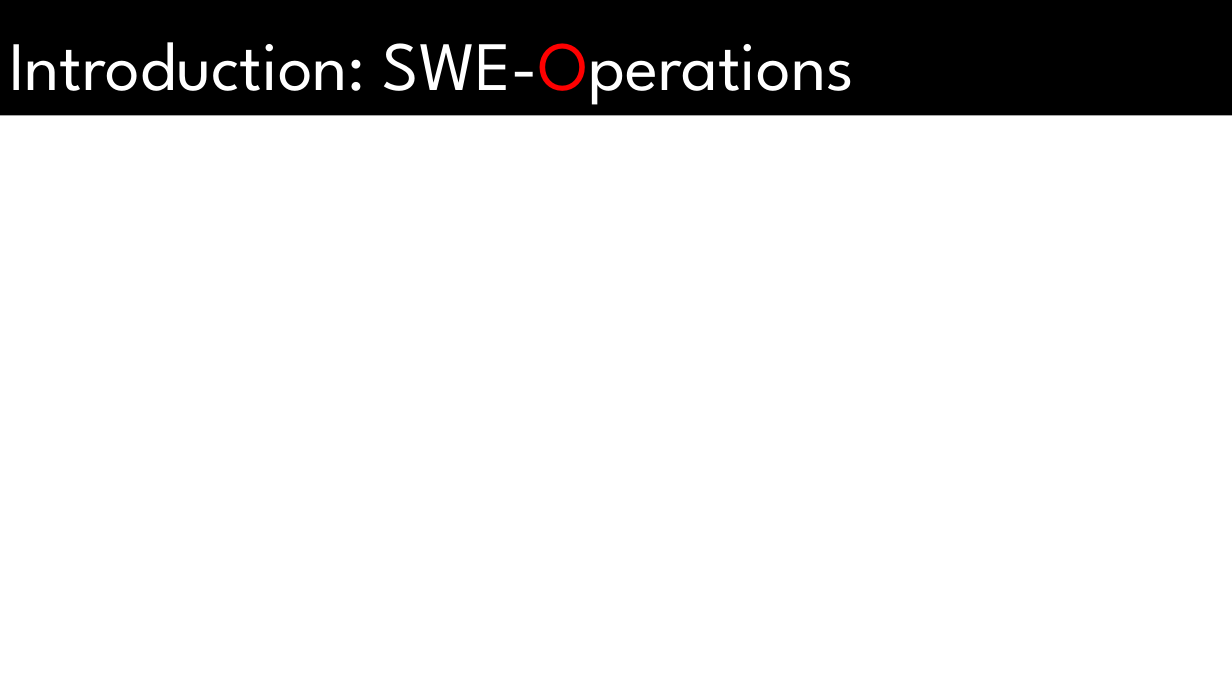
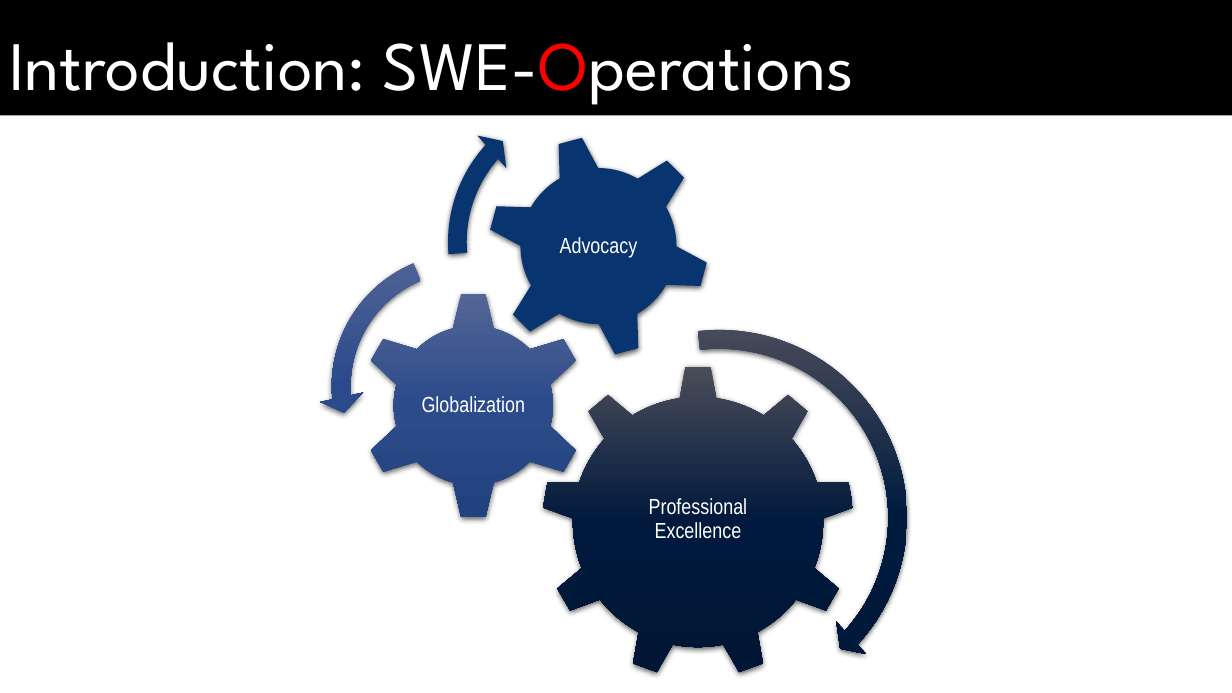
Before and after one commit to bhavyabatra/SWEN_Dynamo, a slide deck: slide 4 of Documentation/Master's Defense Presentation.pptx. Drawn at 1232x693 pixels with LibreOffice and Linux fonts; fonts in the diff are those of the drawing; background and template pictures are left out. Boxes give left, top, right and bottom in pixels: in the first picture for what was removed or moved away, otherwise in the second. Text is boxed around its words. In the diff, an @@ line names an element or a change of style, - is before the commit and + after.

```diff
--- a/Documentation/Master's Defense Presentation.pptx
+++ b/Documentation/Master's Defense Presentation.pptx
@@ group added at <box>320,85,920,693</box>: 3 gears, 3 texts, 2 circular arrows, 1 left circular arrow @@
+Professional Excellence
+Globalization
+Advocacy
```
Also in this commit, not shown: 4 other slides changed.
